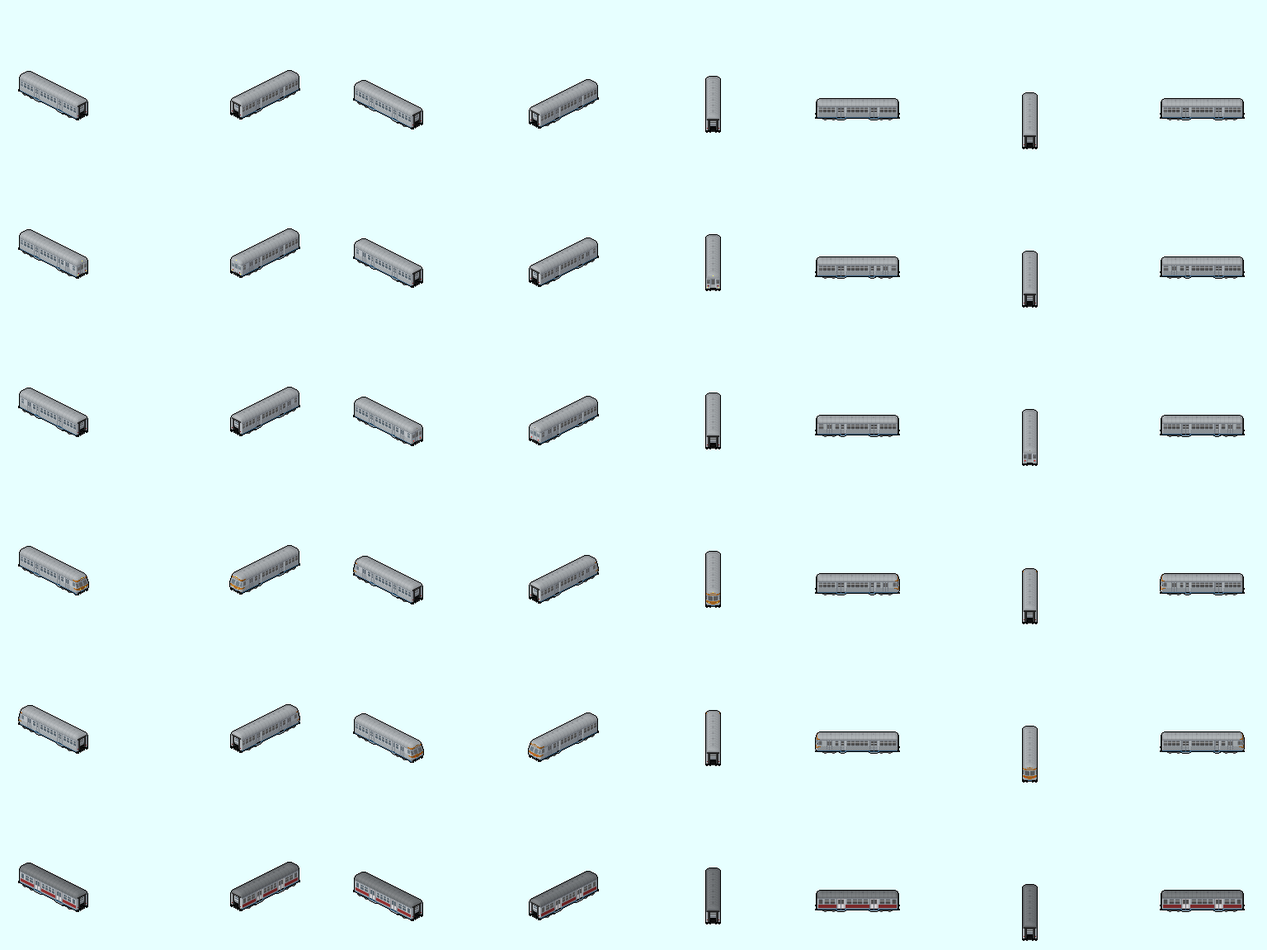
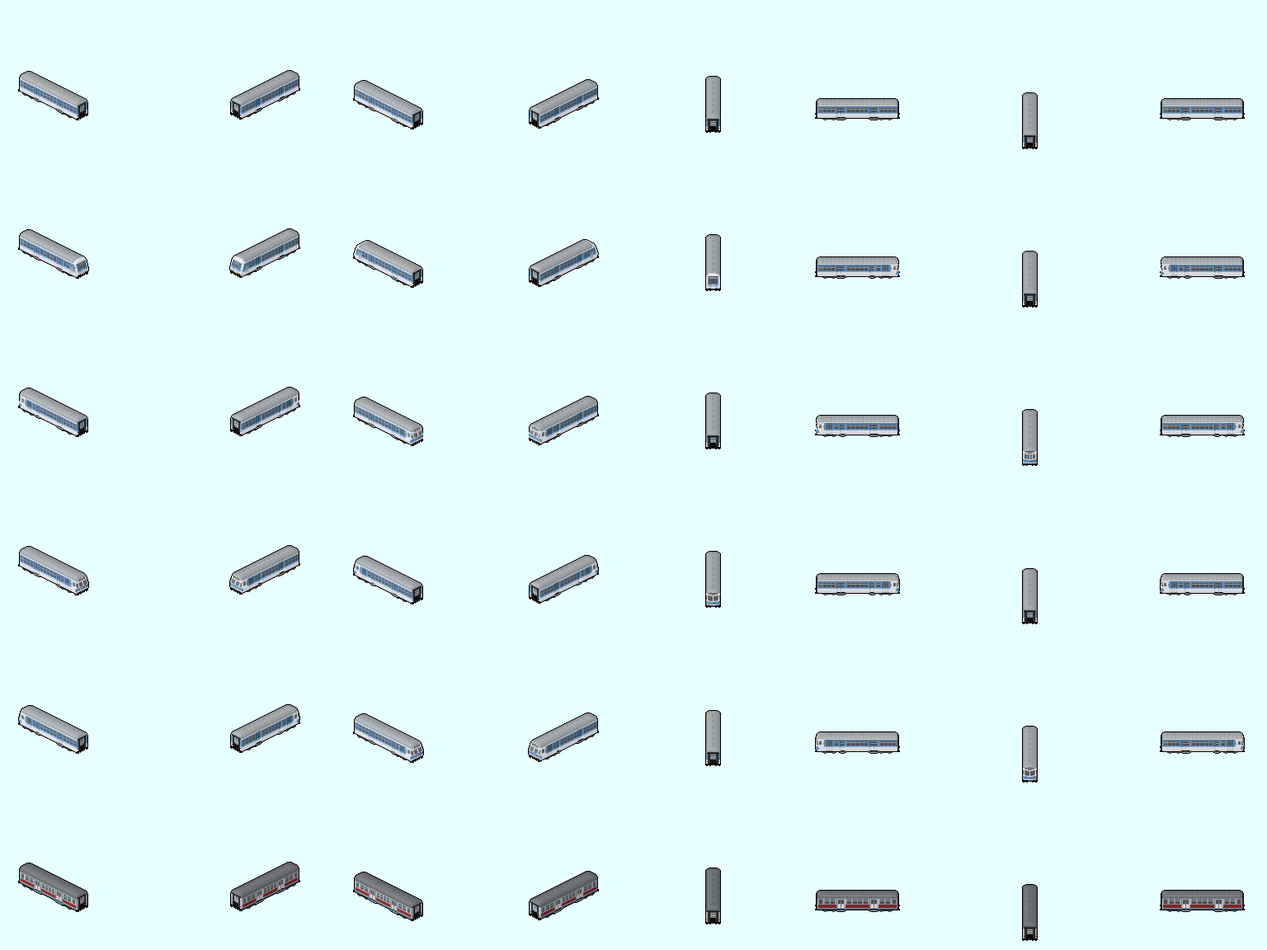
Layers edited between the first and the second 1267px x 950px image:
added layer "Mintling" above "Neu" over 18, 77, 1244, 781
renamed "Layer #1" to "Neu", painted on it over 20, 79, 1242, 758
